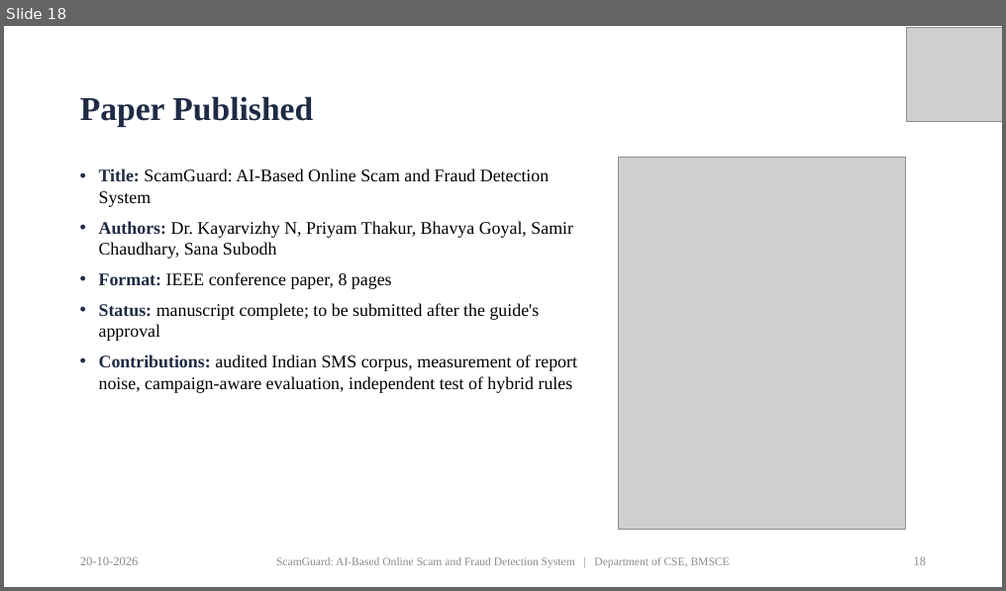
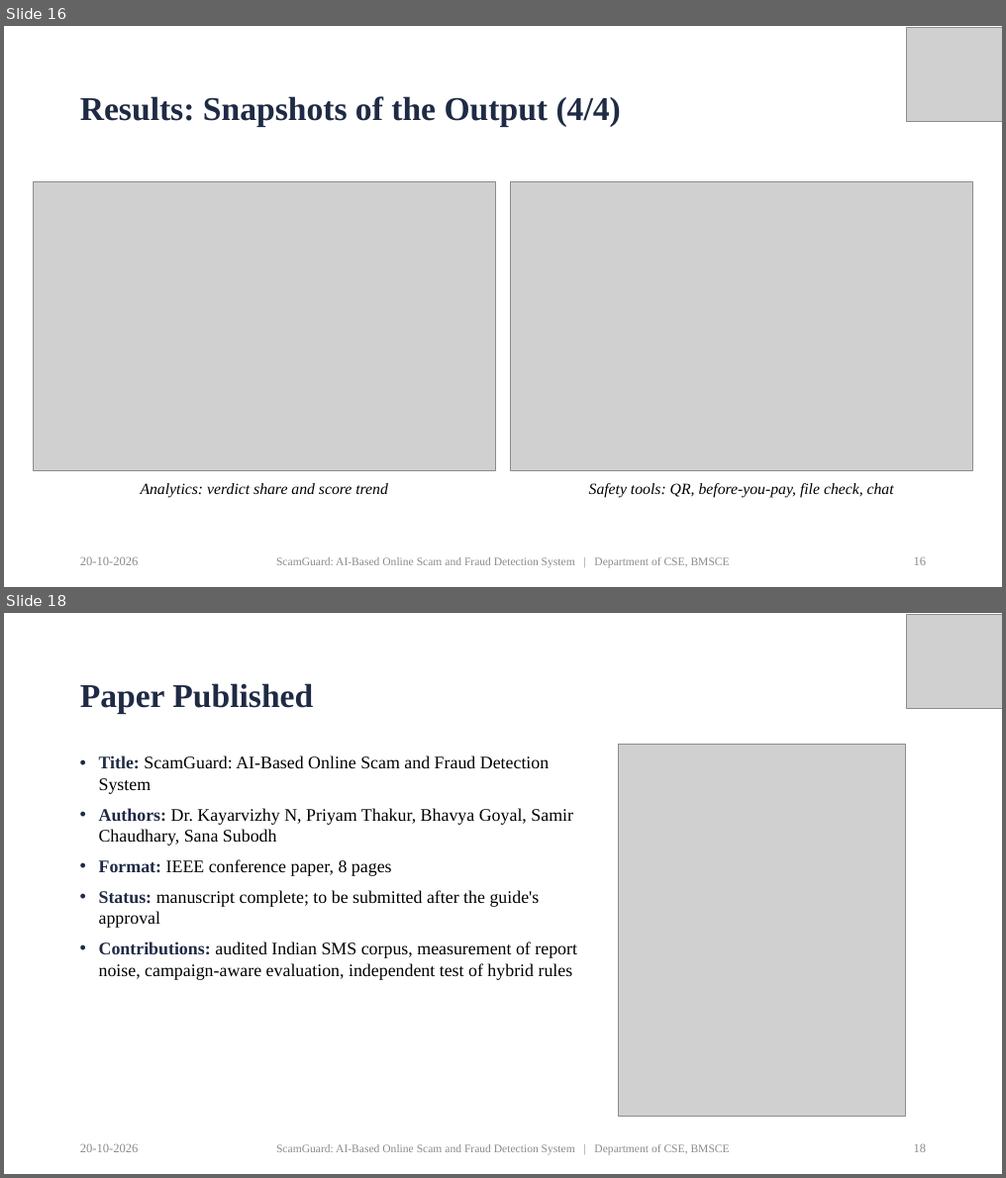
Before and after one commit to priyamthakur275/ScamGuard-AI, a slide deck: docs/presentation/ScamGuard_PP2_Presentation.pptx. Shown one above the other, each under a label of ours: slide 18 before the commit, slides 16 and 18 after it; the slides between them are not shown. The pictures are 1006x591 and 1006x1178 pixels, drawn with LibreOffice and Linux fonts; fonts in the diff are those of the drawing; grey boxes stand for pictures. Boxes give left, top, right and bottom in pixels: in the first picture for what was removed or moved away, otherwise in the second. Text is boxed around its words. In the diff, an @@ line names an element or a change of style, - is before the commit and + after.

Commit message:
Presentation: larger, sharper snapshots; conclusion and future enhancements on one slide

```diff
--- a/docs/presentation/ScamGuard_PP2_Presentation.pptx
+++ b/docs/presentation/ScamGuard_PP2_Presentation.pptx
@@ slide 16 added at <box>4,26,1002,587</box>, background #FFFFFF @@
@@ picture added at <box>907,28,1002,121</box> @@
@@ title added at <box>80,96,621,127</box>, 32 pt, text #1F2A44, bold @@
+Results: Snapshots of the Output (4/4)
@@ picture added at <box>33,181,496,471</box> @@
@@ picture added at <box>511,181,973,471</box> @@
@@ text added at <box>141,483,388,497</box>, 15 pt, text #000000, italic @@
+Analytics: verdict share and score trend
@@ text added at <box>589,483,894,497</box>, 15 pt, text #000000, italic @@
+Safety tools: QR, before-you-pay, file check, chat
@@ text added at <box>80,557,139,566</box>, 12 pt, text #8C8C8C @@
+20-10-2026
@@ text added at <box>276,558,730,569</box>, 11 pt, text #8C8C8C @@
+ScamGuard: AI-Based Online Scam and Fraud Detection System | Department of CSE, BMSCE
@@ page number added at <box>914,558,927,566</box>, 12 pt, text #8C8C8C @@
+16
```
Also in this commit, not shown: 4 slides changed, 1 slide removed, 3 other files.
